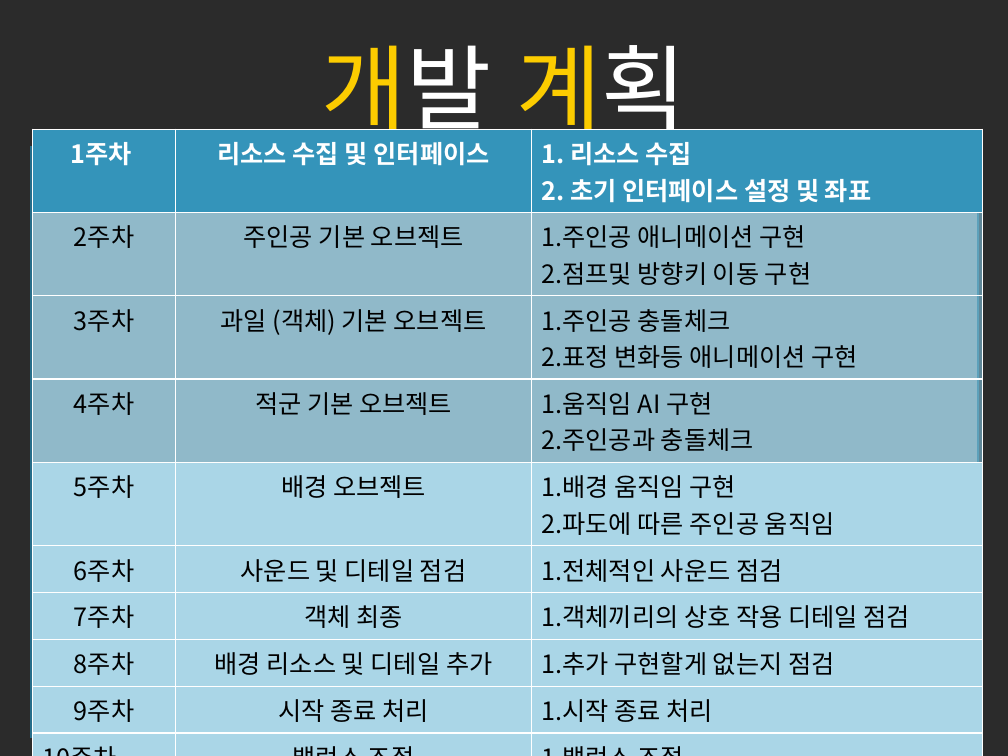
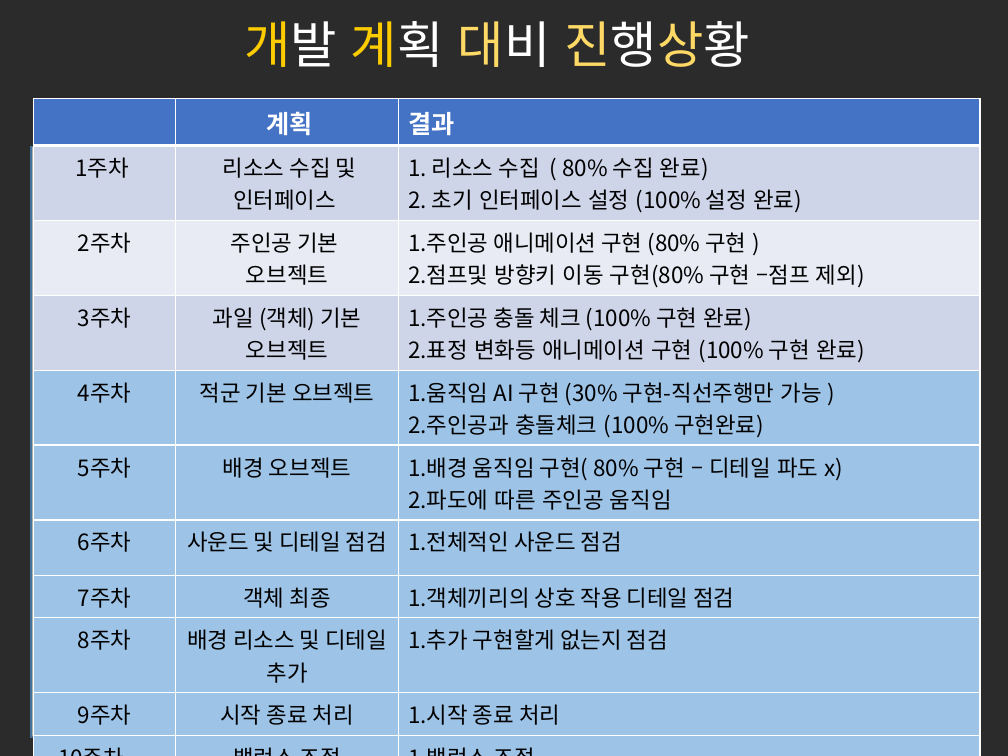
Before and after one commit to leejunguk/2dgample, a slide deck: slide 5 of 2차과제 2013180030 이정욱.pptx (slide 8 before the commit). Drawn at 1008x756 pixels with LibreOffice and Linux fonts; fonts in the diff are those of the drawing; background and template pictures are left out; a plain dark background stands for a picture behind light text. Boxes give left, top, right and bottom in pixels: in the first picture for what was removed or moved away, otherwise in the second. Text is boxed around its words. In the diff, an @@ line names an element or a change of style, - is before the commit and + after.

```diff
--- a/2차과제 2013180030 이정욱.pptx
+++ b/2차과제 2013180030 이정욱.pptx
@@ title at (244, 21, 750, 67): text changed; size 66 to 36 pt; text colour #FCCC00 to #FFFFFF @@
-개발 계획
+개발 계획 대비 진행상황
@@ table at (33, 99, 981, 737) @@
-row 1: 1주차 | 리소스 수집 및 인터페이스 | 1. 리소스 수집 2. 초기 인터페이스 설정 및 좌표
-row 2: 2주차 | 주인공 기본 오브젝트 | 1.주인공 애니메이션 구현 2.점프및 방향키 이동 구현
-row 3: 3주차 | 과일 (객체) 기본 오브젝트 | 1.주인공 충돌체크 / 2.표정 변화등 애니메이션 구현
-row 4: 4주차 | 적군 기본 오브젝트 | 1.움직임 AI 구현 2.주인공과 충돌체크
-row 5: 5주차 | 배경 오브젝트 | 1.배경 움직임 구현 / 2.파도에 따른 주인공 움직임
+row 1:  | 계획 | 결과
+row 2: 1주차 | 리소스 수집 및 인터페이스 | 1. 리소스 수집 ( 80% 수집 완료) 2. 초기 인터페이스 설정 (100% 설정 완료)
+row 3: 2주차 | 주인공 기본 / 오브젝트 | 1.주인공 애니메이션 구현 (80% 구현 ) 2.점프및 방향키 이동 구현(80% 구현 –점프 제외)
+row 4: 3주차 | 과일 (객체) 기본 오브젝트 | 1.주인공 충돌 체크 (100% 구현 완료) / 2.표정 변화등 애니메이션 구현 (100% 구현 완료)
+row 5: 4주차 | 적군 기본 오브젝트 | 1.움직임 AI 구현 (30% 구현-직선주행만 가능 ) 2.주인공과 충돌체크 (100% 구현완료)
+row 6: 5주차 | 배경 오브젝트 | 1.배경 움직임 구현( 80% 구현 – 디테일 파도 x) / 2.파도에 따른 주인공 움직임
@@ table: place and size @@
-table at (32, 129, 982, 739)
+table at (33, 99, 981, 737)
@@ rectangle at (31, 146, 979, 737): outline #266D8A 1 pt to #43739E 1 pt @@
```
Also in this commit, not shown: 5 other slides changed, 1 slide added, 3 slides removed.
